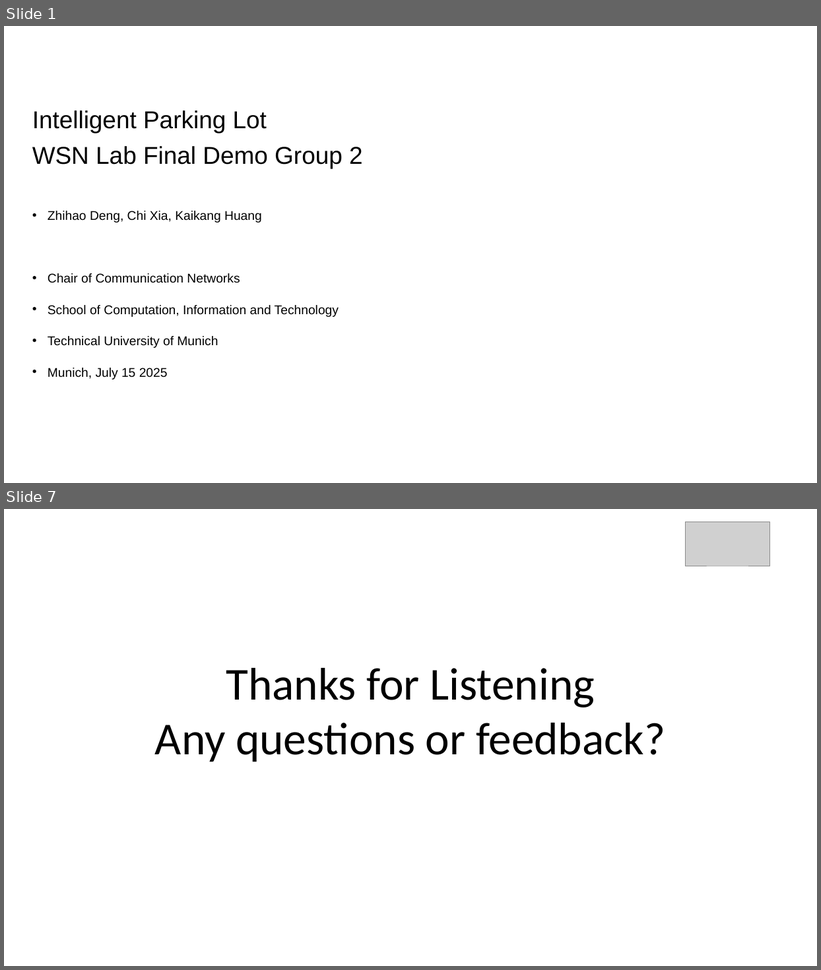
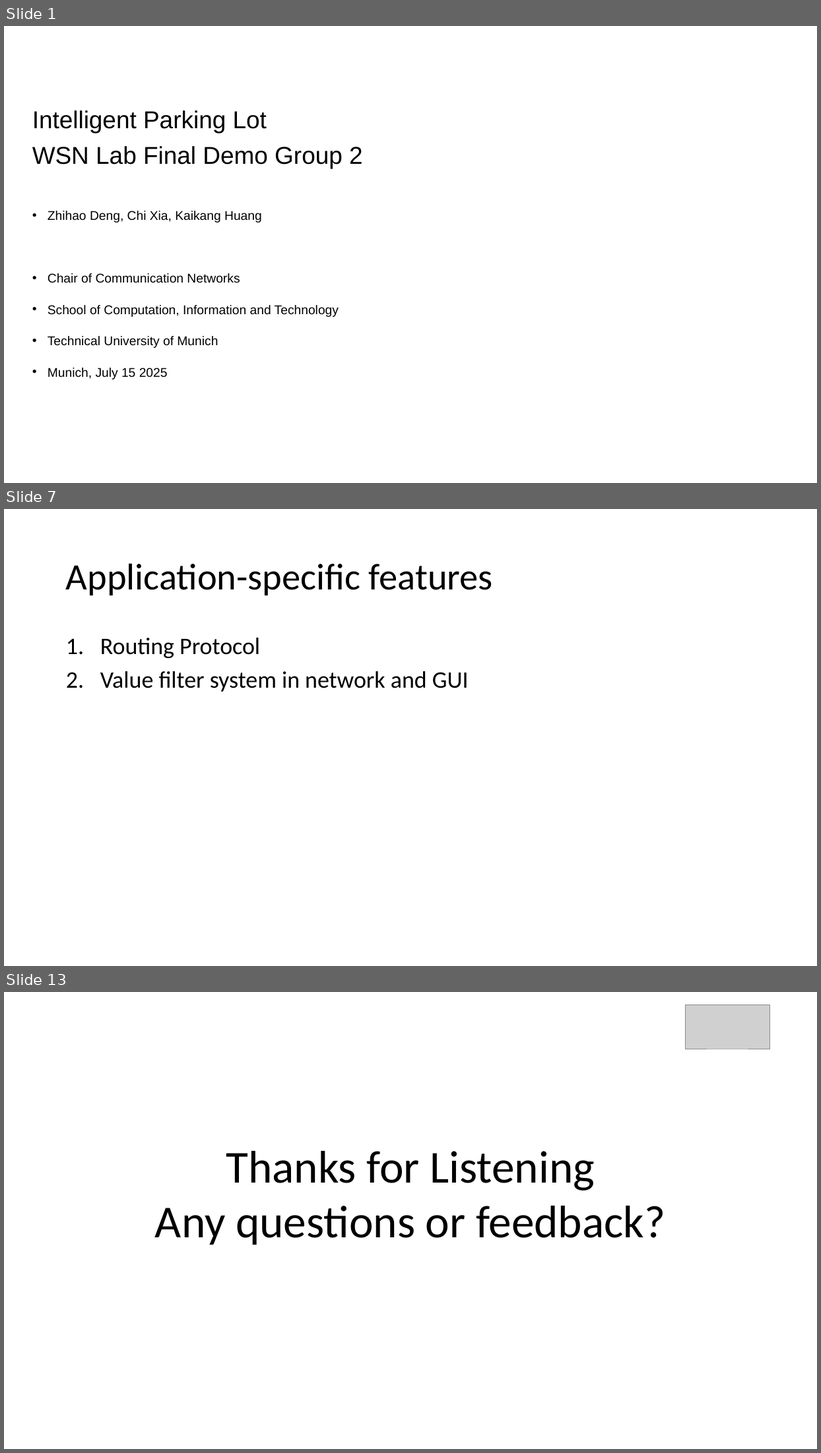
Before and after one commit to Codaxx/WSN_Lab_2025, a slide deck: wsnlab-ss25-final-group2.pptx. Shown one above the other, each under a label of ours: slides 1 and 7 before the commit, slides 1, 7 and 13 after it; the slides between them are not shown. The pictures are 821x970 and 821x1453 pixels, drawn with LibreOffice and Linux fonts; fonts in the diff are those of the drawing; grey boxes stand for pictures; background and template pictures are left out. Boxes give left, top, right and bottom in pixels: in the first picture for what was removed or moved away, otherwise in the second. Text is boxed around its words. In the diff, an @@ line names an element or a change of style, - is before the commit and + after.

```diff
--- a/wsnlab-ss25-final-group2.pptx
+++ b/wsnlab-ss25-final-group2.pptx
@@ slide 7 added at [4,509,817,966], background #FFFFFF @@
@@ title added at [66,563,493,595], 44 pt, text #000000 @@
+Application-specific features
@@ text added at [100,638,469,692], 28 pt, text #000000 @@
+1. Routing Protocol
+2. Value filter system in network and GUI
@@ what was slide 7 is now slide 13 @@
```
Also in this commit, not shown: 3 slides changed, 7 other slides added, 2 slides removed.
